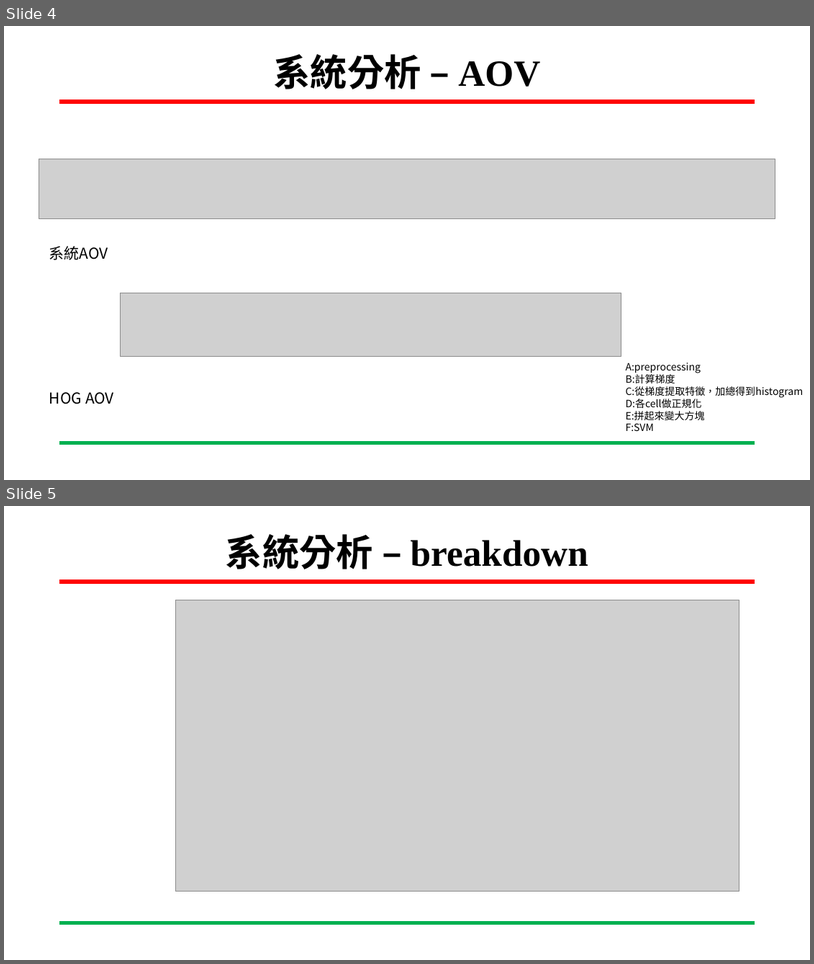
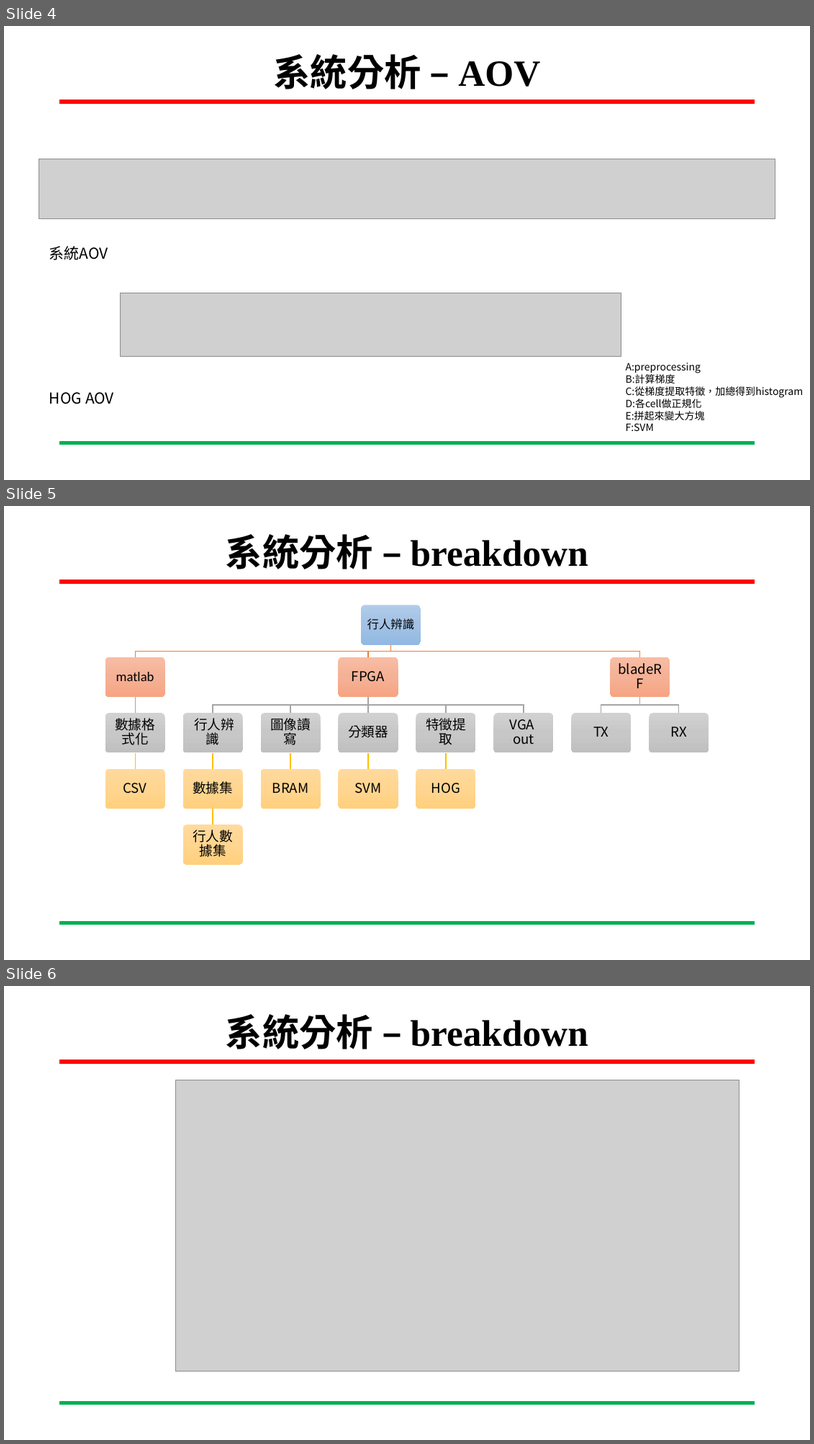
Before and after one commit to shaowei820/Pedestrian-identification, a slide deck: 1205進度報告.pptx. Shown one above the other, each under a label of ours: slides 4 and 5 before the commit, slides 4, 5 and 6 after it. The pictures are 814x964 and 814x1444 pixels, drawn with LibreOffice and Linux fonts; fonts in the diff are those of the drawing; grey boxes stand for pictures; background and template pictures are left out. Boxes give left, top, right and bottom in pixels: in the first picture for what was removed or moved away, otherwise in the second. Text is boxed around its words. In the diff, an @@ line names an element or a change of style, - is before the commit and + after.

```diff
--- a/1205進度報告.pptx
+++ b/1205進度報告.pptx
@@ slide 5 added at (4, 506, 810, 960), background #FFFFFF; not listed: 2 template elements that a slide beside it also shows @@
@@ title added at (226, 534, 589, 569), 44 pt, text #000000, bold @@
+系統分析 – breakdown
@@ group added at (105, 605, 710, 864): 18 rounded rectangles, 18 texts, 17 freeform shapes @@
+行人辨識
+matlab
+數據格式化
+CSV
+FPGA
+行人辨識
+數據集
+行人數據集
+圖像讀寫
+BRAM
+分類器
+SVM
+特徵提取
+HOG
+VGA out
+bladeRF
+TX
+RX
@@ what was slide 5 is now slide 6 @@
```
